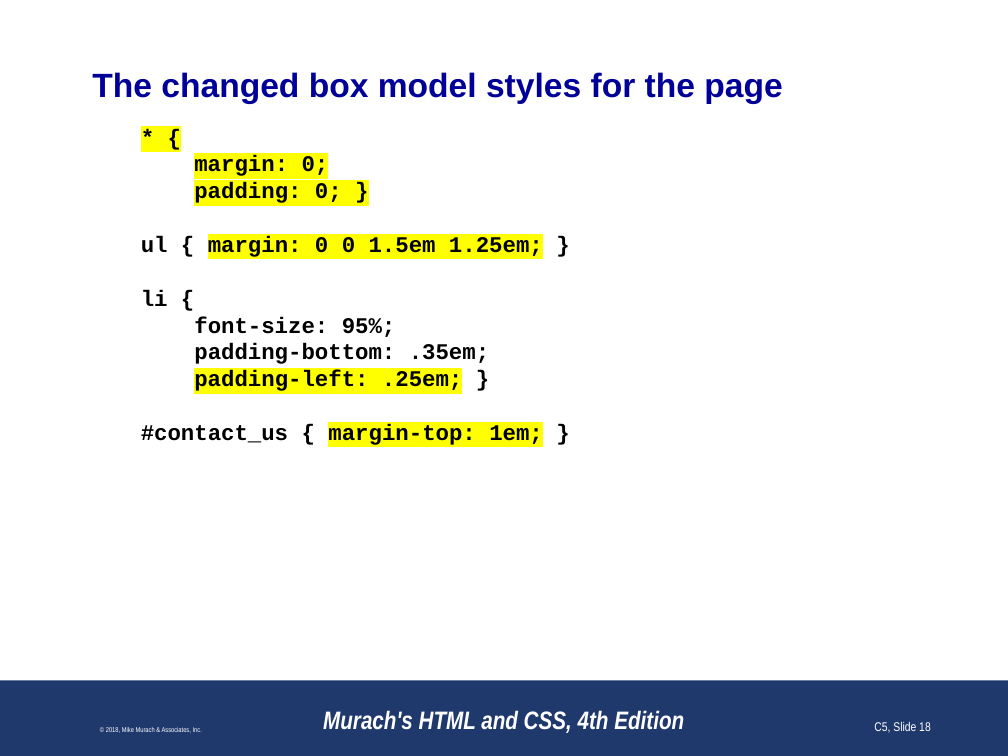
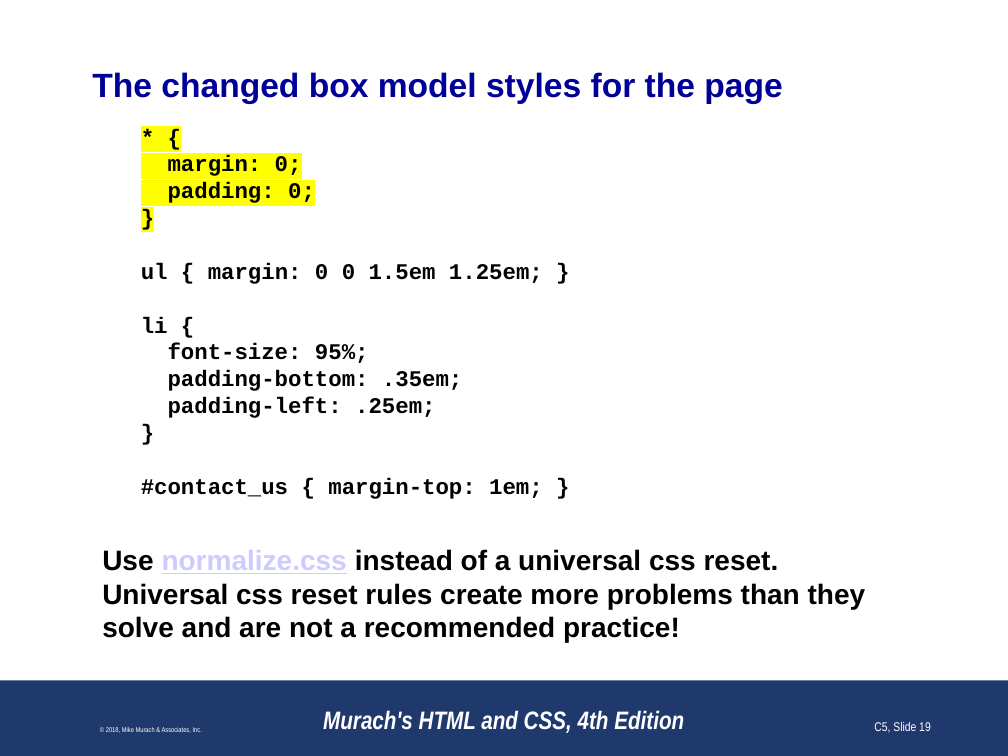
Before and after one commit to paulsmithkc/awd1000_base_lab_and_homework, a slide deck: slide 19 of murach_html_4e/slides/Chapter 5 slides (Revised).pptx (slide 18 before the commit). Drawn at 1008x756 pixels with LibreOffice and Linux fonts; fonts in the diff are those of the drawing; background and template pictures are left out. Boxes give left, top, right and bottom in pixels: in the first picture for what was removed or moved away, otherwise in the second. Text is boxed around its words. In the diff, an @@ line names an element or a change of style, - is before the commit and + after.

```diff
--- a/murach_html_4e/slides/Chapter 5 slides (Revised).pptx
+++ b/murach_html_4e/slides/Chapter 5 slides (Revised).pptx
@@ text at (x1=168, y1=182, x2=315, y2=203): text changed @@
-padding: 0; }
+padding: 0;
+}
@@ text at (x1=141, y1=263, x2=543, y2=499): highlight #FFFF00 to none in "margin: 0 0 1.5em 1.25em;", "margin-top: 1em;"; highlight #FFFFFF to none in "}", "li {", "font-size: 95%;", "padding-bottom: .35em;" and 1 more places @@
@@ text at (x1=168, y1=397, x2=435, y2=418): text changed @@
-padding-left: .25em; }
+padding-left: .25em;
+}
@@ text added at (x1=102, y1=549, x2=866, y2=642), 20 pt, text #000000, bold @@
+Use normalize.css instead of a universal css reset.
+Universal css reset rules create more problems than they solve and are not a recommended practice!
```
Also in this commit, not shown: 27 other slides changed, 1 slide added, 2 slides removed.
